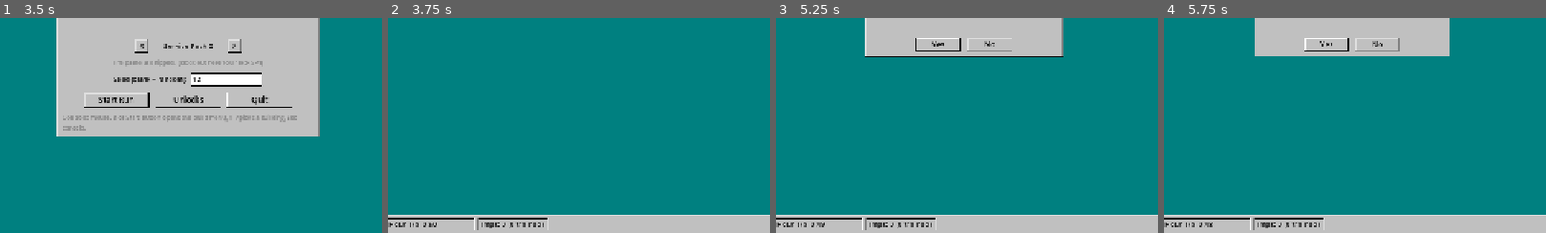
Above: before the commit, frames 1-4 (left to right).
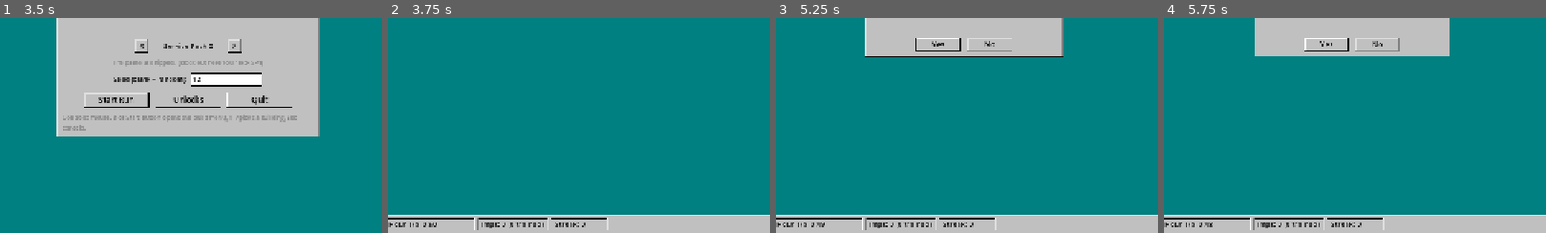
Above: after the commit, the same moments.

Repository: mmball/popup-purgatory
Game: Godot game, scene res://src/main.tscn
Same seed, same stepped clock (60 frames per second), same inputs: the game is played once before the commit and once after it.
Inputs (mouse positions are % of the whole screen's width and height, from its top left):
- Up to frame 1 (3.5 s): tap Enter at 0.5 s; move the mouse to (72, 45) at 0.52 s; tap B at 0.6 s; click (72, 45) at 0.67 s; click (55, 64) at 1.27 s; type "12" at 1.35 s; click (44, 57) at 2.02 s; click (56, 57) at 2.77 s
- Up to frame 2 (3.75 s): click (41, 69) at 3.52 s
- Up to frame 3 (5.25 s): click (3, 98) at 4.25 s; click (13, 86) at 5.02 s
- Up to frame 4 (5.75 s): no input
The pictures show only the part of the screen within x 25-75%, y 50-100%; the shares and areas given below are measured in that part.

Frame 1 is identical in both runs. In frame 2, 0.3% of the frame differs, in the area x 42-58%, y 92-99%; in frame 3, 0.3%; in frame 4, 0.3%.

Commit message:
Phase A gameplay: visible training, streaks, imp experience, overtime gamble
Training you can see (docs/FEATURES.md item 0)
- a dojo with a free slot (two per dojo) pulls the nearest idle untrained
  imp; it walks over, steps inside for 6 s while a bar fills over the dojo,
  and comes out trained with a 'graduated!' float and a chime; the dojo
  sign reads 0/2, 1/2, 2/2
- trained imps are unmistakable: bigger body, black belt with a gold knot,
  the mortarboard, and a book instead of a pointer while completing
- hut and dojo descriptions say what they do; a one-line hint on the first
  graduation of a run; telemetry train_start / train_done
- ImpManager.add_training_slots is gone; dojos register themselves and
  pick trainees (pick_trainee is unit tested)

Streaks (item 6)
- consecutive manual completions add 10% to manual completion rewards,
  capped at +50%; a manual X resets; imp closes neither add nor reset
- taskbar 'Streak' readout, 'streak x3' and 'streak lost' floats, the
  completion chime rises with the streak; best streak on the end screen
- run.streak_step / run.streak_cap are tunable: the heuristic driver,
  which completes almost everything, went from ~1050 to ~2370 per day, so
  this is a lever to sweep after the first human playtests

Imps that grow (item 7)
- +2% speed per close, capped at +30% at 15 closes; a service stripe at 10

Overtime as a gamble (item 8)
- overtime pays 1.5x, the spawn interval tightens 10% per overtime hour,
  breaks offer one card, and the 5 PM score is banked: a crash in overtime
  counts banked + half of what came after (a voluntary shutdown keeps all);
  the 5 PM dialog states the terms; meta records the final score

Tests: 38 (streak build/cap/reset, overtime pay/banking/spawn step, final
score, imp experience, dojo slots and trainee choice). Screenshots
re-baselined for the taskbar's streak readout.

Co-Authored-By: Claude Fable 5.1 <noreply@anthropic.com>
Claude-Session: https://claude.ai/code/session_01VWwwReRLhE6BnPNft8pmMf

Diff:
--- a/src/core/building_catalog.gd
+++ b/src/core/building_catalog.gd
@@ -7,14 +7,14 @@
 const DEFS := {
 	"hut": {
 		"name": "Imp Hut",
-		"desc": "Hires one imp. Imps walk to pop-ups and X them out.",
+		"desc": "Hires one imp. Untrained imps walk to pop-ups and X them out (small reward).",
 		"cost": 20,
 		"max": 12,
 		"color": Color("a0522d"),
 	},
 	"dojo": {
 		"name": "Imp Dojo",
-		"desc": "Trains two imps to complete pop-ups instead of dismissing them.",
+		"desc": "Trains two of the imps you already have: they walk in, train for 6 s, and come out completing pop-ups for the full reward.",
 		"cost": 50,
 		"max": 6,
 		"color": Color("b22222"),
--- a/src/core/meta_save.gd
+++ b/src/core/meta_save.gd
@@ -38,10 +38,11 @@
 ## Records a finished run and returns the achievement ids newly earned.
 func record_run(run: RunState) -> Array[String]:
 	runs += 1
-	high_score = maxi(high_score, run.score)
+	var worth := run.final_score()
+	high_score = maxi(high_score, worth)
 	best_wave = maxi(best_wave, run.wave)
-	lifetime_bytes += run.score
-	bank += run.score
+	lifetime_bytes += worth
+	bank += worth
 	lifetime_closed += run.popups_closed
 	lifetime_completed += run.popups_completed
 	dojos_built += run.buildings_list.count("dojo")
--- a/src/core/run_state.gd
+++ b/src/core/run_state.gd
@@ -33,7 +33,18 @@
 var elapsed := 0.0
 var won := false             ## clocked out at 5 PM
 var overtime := false        ## kept working after the win
+var banked_score := 0        ## score at 5 PM; a crash in overtime keeps it plus half the rest
 var tier := 0                ## Service Pack level (Ladder)
+
+# --- streak: consecutive manual completions; any manual X resets it ---
+const STREAK_STEP := 0.10
+const STREAK_CAP := 5
+var streak := 0
+var best_streak := 0
+
+# --- overtime terms ---
+const OVERTIME_PAY := 1.5
+const OVERTIME_SPAWN_STEP := 0.9   ## interval multiplier per overtime hour
 
 # --- content pools unlocked for this run (ids); empty means catalog default ---
 var unlocked_popups: Array[String] = []
@@ -97,7 +108,8 @@
 		"completed": popups_completed, "player_closes": player_closes, "imp_closes": imp_closes,
 		"imps_hired": imps_hired, "buildings_built": buildings_built, "buildings": buildings_list,
 		"upgrades": upgrades_picked, "ram_max": ram_max, "waves": wave_log, "tune": Tuning.spec,
-		"tier": tier, "won": won, "overtime": overtime,
+		"tier": tier, "won": won, "overtime": overtime, "banked_score": banked_score,
+		"final_score": final_score(), "best_streak": best_streak,
 	}
 
 
@@ -128,6 +140,7 @@
 
 func clock_out() -> void:
 	won = true
+	banked_score = score
 
 
 func start_overtime() -> void:
@@ -185,12 +198,42 @@
 	return true
 
 
-## Reward for closing a pop-up with the given definition.
-func reward_for(def: Dictionary, completed: bool) -> int:
+## Reward for closing a pop-up with the given definition. `manual` closes get
+## the streak bonus on completions; overtime hours pay OVERTIME_PAY.
+func reward_for(def: Dictionary, completed: bool, manual: bool = false) -> int:
 	var base: int = def.get("complete_reward", 5) if completed else def.get("dismiss_reward", 1)
 	var mult := complete_mult if completed else dismiss_mult
+	if manual and completed:
+		mult *= streak_mult()
+	if overtime:
+		mult *= Tuning.num("run.overtime_pay", OVERTIME_PAY)
 	var r := int(round(base * mult))
 	return maxi(r, 1) if base > 0 else 0
+
+
+func streak_mult() -> float:
+	return 1.0 + Tuning.num("run.streak_step", STREAK_STEP) * mini(streak, Tuning.inum("run.streak_cap", STREAK_CAP))
+
+
+## Call after a manual close has been rewarded.
+func note_manual_close(completed: bool) -> void:
+	if completed:
+		streak += 1
+		best_streak = maxi(best_streak, streak)
+	else:
+		streak = 0
+
+
+func overtime_hours() -> int:
+	return maxi(0, wave - WORKDAY_WAVES) if overtime else 0
+
+
+## What the run is worth when it ends: everything if it ended by clocking out
+## or before 5 PM; in overtime the banked 5 PM score plus half of what came after.
+func final_score() -> int:
+	if overtime and crash_reason != "SHUTDOWN":
+		return banked_score + (score - banked_score) / 2
+	return score
 
 
 ## RAM a pop-up of this definition occupies while open, after modifiers.
--- a/src/core/spawn_schedule.gd
+++ b/src/core/spawn_schedule.gd
@@ -24,10 +24,12 @@
 	return maxf(floor_v, first - step * (wave - 1))
 
 
-## Seconds until the next spawn. interval_mult > 1 slows the schedule down.
-func next_interval(wave: int, interval_mult: float = 1.0) -> float:
+## Seconds until the next spawn. interval_mult > 1 slows the schedule down;
+## each overtime hour tightens it by RunState.OVERTIME_SPAWN_STEP.
+func next_interval(wave: int, interval_mult: float = 1.0, overtime_hours: int = 0) -> float:
 	var jitter := rng.randf_range(0.7, 1.3)
-	return base_interval(wave) * maxf(0.1, interval_mult) * jitter
+	var overtime := pow(RunState.OVERTIME_SPAWN_STEP, overtime_hours)
+	return base_interval(wave) * maxf(0.1, interval_mult) * overtime * jitter
 
 
 ## Weighted pick among the types available on this wave for this run's pool.
--- a/src/core/tuning.gd
+++ b/src/core/tuning.gd
@@ -6,7 +6,8 @@
 ## with their built-in value as the default, so with no overrides nothing changes.
 ##
 ## Known keys (defaults in parentheses):
-##   run.base_ram (100)  run.overload_grace (3.0)  run.wave_base (40)  run.wave_step (5)
+##   run.base_ram (100)  run.overload_grace (3.0)  run.wave_base (50)  run.wave_step (5)
+##   run.streak_step (0.10)  run.streak_cap (5)  run.overtime_pay (1.5)
 ##   spawn.first_interval (2.8)  spawn.step (0.25)  spawn.min_interval (0.7)
 ##   popup.<id>.ram_cost | dismiss_reward | complete_reward | lifetime | weight | imp_complete_time
 ##   building.<id>.cost | max      building.cost_growth (0.5)
--- a/src/desktop/desktop.gd
+++ b/src/desktop/desktop.gd
@@ -94,6 +94,10 @@
 
 	imp_manager = ImpManager.new()
 	imp_manager.setup(run, rng, imp_layer, popup_layer)
+	imp_manager.training_started.connect(func(imp: Imp, dojo: Node2D) -> void:
+		_log("train_start", {"imp": imp.get_instance_id(), "closes": imp.closes})
+		_float("off to the dojo", imp.position + Vector2(0, -28), Color.WHITE, 11))
+	imp_manager.imp_trained.connect(_on_imp_trained)
 	add_child(imp_manager)
 
 	run.crashed.connect(_on_crashed)
@@ -169,6 +173,18 @@
 			Sfx.play("rise", lerpf(0.8, 1.6, clampf((fill - 0.75) / 0.35, 0.0, 1.0)), -4.0, 0.0)
 
 
+var _graduation_hint_shown := false
+
+
+func _on_imp_trained(imp: Imp, dojo: Node2D) -> void:
+	_log("train_done", {"imp": imp.get_instance_id(), "trained_total": imp_manager.count_trained()})
+	_float("graduated!", imp.position + Vector2(0, -30), Color("7CFC00"), 14)
+	Sfx.play("chime_big", 1.1, 0.0, 0.0)
+	if not _graduation_hint_shown:
+		_graduation_hint_shown = true
+		_float("Trained imps complete pop-ups for the full reward.", Vector2(640, 150), Color.WHITE, 15, 30.0, 3.0)
+
+
 func _open_telemetry() -> void:
 	if not Game.dev.has("no_telemetry"):
 		var dir := str(Game.dev.get("telemetry_dir", "user://telemetry"))
@@ -241,13 +257,20 @@
 
 
 func _on_popup_closed(popup: PopupBase, completed: bool, by_imp: bool) -> void:
-	var reward := run.reward_for(popup.def, completed)
+	var reward := run.reward_for(popup.def, completed, not by_imp)
 	if not by_imp:
 		reward += run.click_bonus
+	var streak_before := run.streak
 	run.popup_closed(popup.ram_cost, completed, by_imp)
 	run.add_bytes(reward)
+	if not by_imp:
+		run.note_manual_close(completed)
+		if completed and run.streak >= 3 and run.streak <= RunState.STREAK_CAP:
+			_float("streak x%d" % run.streak, popup.global_position + Vector2(popup.size.x * 0.5, -8), Color("ffd700"), 13)
+		elif not completed and streak_before >= 3:
+			_float("streak lost", popup.global_position + Vector2(popup.size.x * 0.5, -8), Color("ff6060"), 12)
 	imp_manager.on_popup_closed(popup)
-	_log("popup_closed", {"type": popup.type_id, "completed": completed, "by_imp": by_imp, "age": snappedf(popup.total_age, 0.01), "reward": reward, "ram_used": run.ram_used})
+	_log("popup_closed", {"type": popup.type_id, "completed": completed, "by_imp": by_imp, "age": snappedf(popup.total_age, 0.01), "reward": reward, "ram_used": run.ram_used, "streak": run.streak})
 	var at := popup.global_position + Vector2(popup.size.x * 0.5, 10)
 	var col := Color("7CFC00") if completed else Color.WHITE
 	if reward > 0:
@@ -255,7 +278,7 @@
 	else:
 		_float("leak stopped" if popup.def.has("leak") else "closed", at, Color("c0c0c0"), 12)
 	if completed:
-		Sfx.play("chime_big" if reward >= 8 else "chime", 1.0 + minf(reward, 10) * 0.02)
+		Sfx.play("chime_big" if reward >= 8 else "chime", 1.0 + minf(reward, 10) * 0.02 + (0.05 * mini(run.streak, RunState.STREAK_CAP) if not by_imp else 0.0))
 	else:
 		Sfx.play("click", 1.0 if not by_imp else 1.25)
 	if not completed and popup.dismiss_spawns() > 0:
@@ -358,8 +381,8 @@
 	village.cancel_place()
 	start_menu.visible = false
 	_banner("5:00 PM", Color("ffd700"))
-	_clockout = ConfirmDialog.new("It's 5:00 PM", "You survived the workday. Clock out now, or stay for Overtime?\n\nOvertime keeps going until the machine crashes. Your score only goes up.")
-	_clockout.set_window_size(Vector2(360, 150))
+	_clockout = ConfirmDialog.new("It's 5:00 PM", "You survived the workday with %d bytes banked.\n\nOvertime pays 1.5x but spawns 10%% faster every hour, breaks offer one card, and if the machine crashes you keep the banked %d plus half of what you earned after." % [run.score, run.score])
+	_clockout.set_window_size(Vector2(400, 190))
 	var yes := _find_button(_clockout, "Yes")
 	var no := _find_button(_clockout, "No")
 	if yes != null:
@@ -399,7 +422,7 @@
 	_wave_score_start = run.score
 	_float("Hour %d done: +%d bytes" % [run.wave, earned], Vector2(640, 190), Color("ffd700"), 22)
 	Sfx.play("chime_big", 0.9, 0.0, 0.0)
-	var choices := UpgradeCatalog.roll(rng, run, 3)
+	var choices := UpgradeCatalog.roll(rng, run, 1 if run.overtime else 3)
 	var offered: Array[String] = []
 	for c: Dictionary in choices:
 		offered.append(str(c["id"]))
@@ -495,7 +518,7 @@
 		"hut":
 			imp_manager.spawn_imp(at + Vector2(0, 18))
 		"dojo":
-			imp_manager.add_training_slots(2)
+			imp_manager.add_dojo(village.buildings[cell])
 		"coffee":
 			run.imp_speed_mult *= 1.25
 		"ram":
@@ -623,8 +646,8 @@
 
 # ---------- helpers ----------
 
-func _float(text: String, at: Vector2, color: Color, font_size: int) -> void:
-	FloatText.spawn(float_layer, at, text, color, font_size)
+func _float(text: String, at: Vector2, color: Color, font_size: int, rise: float = 40.0, duration: float = 0.9) -> void:
+	FloatText.spawn(float_layer, at, text, color, font_size, rise, duration)
 
 
 func _banner(text: String, color: Color) -> void:
--- a/src/desktop/taskbar.gd
+++ b/src/desktop/taskbar.gd
@@ -9,6 +9,7 @@
 var _ram: Label
 var _wave: Label
 var _imps: Label
+var _streak: Label
 var _clock: Label
 var _tray: BevelPanel
 var _blink := 0.0
@@ -38,6 +39,7 @@
 	_ram = _readout(box, "RAM: 0/100", 130)
 	_wave = _readout(box, "Hour 1/8  0:50", 150)
 	_imps = _readout(box, "Imps: 0", 120)
+	_streak = _readout(box, "Streak: 0", 96)
 
 	_tray = BevelPanel.new(true)
 	_tray.size = Vector2(72, 22)
@@ -116,3 +118,5 @@
 		var s := int(ceil(run.wave_time_left))
 		_wave.text = "%s  %d:%02d" % [label, s / 60, s % 60]
 	_imps.text = "Imps: %d (%d trained)" % [imp_count, trained]
+	_streak.text = "Streak: %d" % run.streak if run.streak < RunState.STREAK_CAP else "Streak: %d MAX" % run.streak
+	_streak.add_theme_color_override("font_color", Color("b8860b") if run.streak >= 3 else Win98.BLACK)
--- a/src/imps/imp.gd
+++ b/src/imps/imp.gd
@@ -3,11 +3,15 @@
 ## A little worker. Idles near its home, walks to a pop-up, stands on its X
 ## button for a moment, then closes it. Trained imps complete instead of dismiss.
 
-enum State { IDLE, SEEK, WORK }
+enum State { IDLE, SEEK, WORK, TRAIN }
 
 const BASE_SPEED := 90.0
 const DISMISS_TIME := 0.6
 const ARRIVE_DIST := 4.0
+const TRAIN_TIME := 6.0
+const XP_STEP := 0.02        ## speed per close
+const XP_CAP := 15           ## closes that count
+const VETERAN_CLOSES := 10
 
 var manager: Node          ## ImpManager
 var run: RunState
@@ -29,6 +33,9 @@
 var _work_left := 0.0
 var _work_total := 1.0
 var hop_y := 0.0          ## animated by Juice.hop; added to the drawing offset
+var closes := 0           ## experience: each close speeds the imp up a little
+var dojo: Node2D          ## the dojo being walked to / trained in (TRAIN state)
+var _train_left := 0.0
 var _alert_t := 0.0       ## seconds left to draw the "!" after acquiring a target
 var _sulk_t := 0.0        ## seconds left to draw the frown after being dodged
 
@@ -41,7 +48,54 @@
 
 func speed() -> float:
 	var m := run.imp_speed_mult if run != null else 1.0
-	return Tuning.num("imp.base_speed", BASE_SPEED) * m
+	return Tuning.num("imp.base_speed", BASE_SPEED) * m * xp_mult()
+
+
+func xp_mult() -> float:
+	return 1.0 + XP_STEP * mini(closes, XP_CAP)
+
+
+func is_veteran() -> bool:
+	return closes >= VETERAN_CLOSES
+
+
+## Sent to a dojo with a free slot. The imp walks there, disappears inside for
+## TRAIN_TIME, and comes out trained.
+func start_training(p_dojo: Node2D) -> void:
+	if state == State.WORK or state == State.SEEK:
+		_drop_target()
+	dojo = p_dojo
+	dojo.set("trainee", self)
+	dojo.set("train_progress", 0.0)
+	state = State.TRAIN
+	_train_left = -1.0  # walking; becomes TRAIN_TIME on arrival
+
+
+func _train(delta: float) -> void:
+	if not is_instance_valid(dojo):
+		state = State.IDLE
+		visible = true
+		return
+	if _train_left < 0.0:
+		if _move_toward(dojo.position + Vector2(0, 4), speed(), delta) <= ARRIVE_DIST:
+			_train_left = TRAIN_TIME
+			visible = false
+		return
+	_train_left -= delta
+	dojo.set("train_progress", 1.0 - _train_left / TRAIN_TIME)
+	if _train_left <= 0.0:
+		visible = true
+		position = dojo.position + Vector2(0, 14)
+		home = position
+		trained = true
+		dojo.set("graduates", int(dojo.get("graduates")) + 1)
+		dojo.set("trainee", null)
+		dojo.set("train_progress", 0.0)
+		var d := dojo
+		dojo = null
+		state = State.IDLE
+		Juice.hop(self, 18.0)
+		manager.call("on_imp_trained", self, d)
 
 
 func _process(delta: float) -> void:
@@ -55,6 +109,8 @@
 			_seek(delta)
 		State.WORK:
 			_work(delta)
+		State.TRAIN:
+			_train(delta)
 	queue_redraw()
 
 
@@ -119,6 +175,7 @@
 		target = null
 		state = State.IDLE
 		manager.release(self)
+		closes += 1
 		Juice.hop(self)
 		if trained:
 			t.complete(true)
@@ -145,9 +202,17 @@
 	# feet
 	draw_circle(Vector2(-4, 1), 2.5, c.darkened(0.4))
 	draw_circle(Vector2(4, 1), 2.5, c.darkened(0.4))
-	# body
+	# body (trained imps are a touch bigger)
 	var bc := Vector2(0, -9 + bob)
-	draw_circle(bc, 8, c)
+	var r := 9.0 if trained else 8.0
+	draw_circle(bc, r, c)
+	if trained:
+		# black belt
+		draw_rect(Rect2(bc + Vector2(-r + 1, 3), Vector2(2 * r - 2, 3)), Color("111111"))
+		draw_rect(Rect2(bc + Vector2(1, 3), Vector2(3, 3)), Color("ffd700"))
+	if is_veteran():
+		# service stripe
+		draw_rect(Rect2(bc + Vector2(-r + 1, -2), Vector2(4, 2)), Color("ffd700"))
 	# horns
 	var hc := c.darkened(0.25)
 	draw_polygon(PackedVector2Array([bc + Vector2(-6, -5), bc + Vector2(-8, -13), bc + Vector2(-2, -7)]), PackedColorArray([hc]))
@@ -173,10 +238,18 @@
 		draw_rect(Rect2(bc + Vector2(-4, -18), Vector2(8, 3)), Color("222222"))
 		draw_line(bc + Vector2(7, -14), bc + Vector2(9, -9), Color("ffd700"), 1.0)
 	if state == State.WORK:
-		# pointer bouncing above the head + progress ring
 		var py := -24 + bob * 2.0
-		var pts := PackedVector2Array([Vector2(0, py), Vector2(0, py + 10), Vector2(3, py + 7), Vector2(7, py + 8)])
-		draw_polygon(pts, PackedColorArray([Color.WHITE]))
-		draw_polyline(pts, Color.BLACK, 1.0)
+		if trained:
+			# a little book: trained imps read the pop-up instead of just clicking
+			draw_rect(Rect2(-5, py, 10, 8), Color.WHITE)
+			draw_rect(Rect2(-5, py, 10, 8), Color.BLACK, false, 1.0)
+			draw_line(Vector2(0, py + 1), Vector2(0, py + 7), Color.BLACK, 1.0)
+			draw_line(Vector2(-3, py + 3), Vector2(-1, py + 3), Color("808080"), 1.0)
+			draw_line(Vector2(1, py + 3), Vector2(3, py + 3), Color("808080"), 1.0)
+		else:
+			# pointer bouncing above the head
+			var pts := PackedVector2Array([Vector2(0, py), Vector2(0, py + 10), Vector2(3, py + 7), Vector2(7, py + 8)])
+			draw_polygon(pts, PackedColorArray([Color.WHITE]))
+			draw_polyline(pts, Color.BLACK, 1.0)
 		var frac := 1.0 - clampf(_work_left / maxf(0.01, _work_total), 0.0, 1.0)
 		draw_arc(bc, 11, -PI / 2, -PI / 2 + TAU * frac, 16, Color("ffd700"), 2.0)
--- a/src/imps/imp_manager.gd
+++ b/src/imps/imp_manager.gd
@@ -1,6 +1,11 @@
 class_name ImpManager
 extends Node
-## Owns the imps, hands out pop-up targets, and applies training slots.
+## Owns the imps, hands out pop-up targets, and runs dojo training: a dojo with
+## a free slot pulls the nearest idle untrained imp, who walks in, trains for
+## Imp.TRAIN_TIME and comes out trained.
+
+signal training_started(imp: Imp, dojo: Node2D)
+signal imp_trained(imp: Imp, dojo: Node2D)
 
 var run: RunState
 var rng: RandomNumberGenerator
@@ -8,7 +13,7 @@
 var popup_layer: Control  ## pop-ups are read from here
 var assigner := TargetAssigner.new()
 var imps: Array[Imp] = []
-var training_slots := 0
+var dojos: Array[Node2D] = []
 
 const COLORS := [Color("8b2fc9"), Color("c93a2f"), Color("2f7fc9"), Color("2fa85a"), Color("d97f1f")]
 
@@ -31,13 +36,52 @@
 	layer.add_child(imp)
 	imps.append(imp)
 	run.imps_hired += 1
-	_apply_training()
 	return imp
 
 
-func add_training_slots(n: int) -> void:
-	training_slots += n
-	_apply_training()
+func add_dojo(b: Node2D) -> void:
+	dojos.append(b)
+
+
+func _process(_delta: float) -> void:
+	_assign_training()
+
+
+## Pairs each dojo with a free slot to the nearest idle untrained imp.
+func _assign_training() -> void:
+	for d: Node2D in dojos:
+		if not is_instance_valid(d) or not bool(d.call("has_free_slot")):
+			continue
+		var pick := pick_trainee(d.position)
+		if pick != null:
+			pick.start_training(d)
+			training_started.emit(pick, d)
+
+
+## The nearest imp that is untrained and not already training or working.
+func pick_trainee(from: Vector2) -> Imp:
+	var best: Imp = null
+	var best_d := INF
+	for imp: Imp in imps:
+		if imp.trained or imp.state == Imp.State.TRAIN or imp.state == Imp.State.WORK:
+			continue
+		var dist := from.distance_to(imp.position)
+		if dist < best_d:
+			best_d = dist
+			best = imp
+	return best
+
+
+func on_imp_trained(imp: Imp, dojo: Node2D) -> void:
+	imp_trained.emit(imp, dojo)
+
+
+func training_slots() -> int:
+	var n := 0
+	for d: Node2D in dojos:
+		if is_instance_valid(d):
+			n += Building.DOJO_SLOTS
+	return n
 
 
 func count_trained() -> int:
@@ -46,14 +90,6 @@
 		if imp.trained:
 			n += 1
 	return n
-
-
-func _apply_training() -> void:
-	for imp: Imp in imps:
-		if count_trained() >= training_slots:
-			return
-		if not imp.trained:
-			imp.trained = true
 
 
 func live_popups() -> Array[PopupBase]:
--- a/src/popups/popup_spawner.gd
+++ b/src/popups/popup_spawner.gd
@@ -49,7 +49,7 @@
 	_timer -= delta
 	if _timer <= 0.0:
 		spawn(schedule.pick_type(run.wave, run.unlocked_popups, {"chat": run.chat_spawn_mult}))
-		_timer = schedule.next_interval(run.wave, run.interval_mult)
+		_timer = schedule.next_interval(run.wave, run.interval_mult, run.overtime_hours())
 
 
 ## Spawn later. `near` is a desktop position to cluster around (or null).
--- a/src/screens/bsod.gd
+++ b/src/screens/bsod.gd
@@ -69,10 +69,13 @@
 		lines.append("  Closed by imps ...... %d" % run.imp_closes)
 		lines.append("  Imps hired .......... %d" % run.imps_hired)
 		lines.append("  Buildings built ..... %d" % run.buildings_built)
+		lines.append("  Best streak ......... %d" % run.best_streak)
+		if run.overtime:
+			lines.append("  Banked at 5 PM ...... %d  (+%d in overtime, half counts: %d)" % [run.banked_score, run.score - run.banked_score, run.final_score()])
 		lines.append("  Time at the desk .... %d:%02d" % [int(run.elapsed) / 60, int(run.elapsed) % 60])
 		lines.append("  Run seed ............ %d" % run.seed)
 		var meta: MetaSave = Game.meta
-		if meta != null and run.score > 0 and run.score >= meta.high_score:
+		if meta != null and run.final_score() > 0 and run.final_score() >= meta.high_score:
 			lines.append("")
 			lines.append("  NEW HIGH SCORE")
 		for a: String in Game.last_earned:
--- a/src/village/building.gd
+++ b/src/village/building.gd
@@ -5,6 +5,16 @@
 var id := ""
 var def: Dictionary
 var _t := 0.0
+
+# dojo state (drawn as a sign and a progress bar)
+const DOJO_SLOTS := 2
+var graduates := 0           ## imps this dojo has trained
+var trainee: Node = null     ## the imp inside right now, or null
+var train_progress := 0.0    ## 0..1 while a trainee is inside
+
+
+func has_free_slot() -> bool:
+	return id == "dojo" and trainee == null and graduates < DOJO_SLOTS
 
 
 func _init(p_id: String = "hut") -> void:
@@ -14,7 +24,7 @@
 
 func _process(delta: float) -> void:
 	_t += delta
-	if id in ["ram", "antivirus", "coffee"]:
+	if id in ["ram", "antivirus", "coffee"] or (id == "dojo" and trainee != null):
 		queue_redraw()
 
 
@@ -31,6 +41,11 @@
 			draw_polygon(PackedVector2Array([Vector2(-20, -10), Vector2(0, -20), Vector2(20, -10)]), PackedColorArray([c]))
 			draw_polygon(PackedVector2Array([Vector2(-13, -20), Vector2(0, -28), Vector2(13, -20)]), PackedColorArray([c]))
 			draw_rect(Rect2(-3, -2, 6, 10), Color("3b1f0e"))
+			# sign: graduates so far; bar: the trainee inside
+			Win98.draw_text(self, Vector2(-16, -36), "%d/%d" % [graduates, DOJO_SLOTS], Color("ffd700"), 10, 32, HORIZONTAL_ALIGNMENT_CENTER)
+			if trainee != null:
+				draw_rect(Rect2(-16, -42, 32, 5), Color.BLACK)
+				draw_rect(Rect2(-15, -41, 30.0 * train_progress, 3), Color("7CFC00"))
 		"coffee":
 			draw_rect(Rect2(-14, -10, 28, 18), c)
 			draw_rect(Rect2(-16, -14, 32, 4), Color("f0f0f0"))
--- /dev/null
+++ b/tests/test_phase_a.gd
@@ -0,0 +1,95 @@
+extends TestCase
+## Streaks, overtime terms, imp experience, dojo slot accounting.
+
+
+func test_streak_builds_caps_and_resets() -> void:
+	Tuning.clear()
+	var run := RunState.new()
+	var def := PopupCatalog.get_def("survey")  # complete 5
+	assert_eq(run.reward_for(def, true, true), 5, "no streak yet")
+	for i in range(5):
+		run.note_manual_close(true)
+	assert_near(run.streak_mult(), 1.5, 0.0001, "capped at +50%")
+	assert_eq(run.reward_for(def, true, true), 8, "5 * 1.5 rounded")
+	run.note_manual_close(true)
+	assert_near(run.streak_mult(), 1.5, 0.0001, "still capped")
+	assert_eq(run.reward_for(def, true, false), 5, "imp completions get no streak")
+	assert_eq(run.reward_for(def, false, true), 1, "manual dismiss gets no streak")
+	run.note_manual_close(false)
+	assert_eq(run.streak, 0, "X resets")
+	assert_eq(run.best_streak, 6, "best remembered")
+
+
+func test_overtime_pay_banking_and_spawn_step() -> void:
+	Tuning.clear()
+	var run := RunState.new()
+	run.start_wave(RunState.WORKDAY_WAVES)
+	run.add_bytes(100)
+	run.begin_break()
+	run.clock_out()
+	assert_eq(run.banked_score, 100, "banked at 5 PM")
+	run.start_overtime()
+	assert_eq(run.overtime_hours(), 1, "first overtime hour")
+	var def := PopupCatalog.get_def("error")  # complete 2
+	assert_eq(run.reward_for(def, true), 3, "2 * 1.5")
+	run.add_bytes(40)
+	run.crash_reason = "OUT_OF_MEMORY"
+	assert_eq(run.final_score(), 120, "banked + half of overtime earnings")
+	run.crash_reason = "SHUTDOWN"
+	assert_eq(run.final_score(), 140, "a voluntary shutdown keeps everything")
+	var rng := RandomNumberGenerator.new()
+	rng.seed = 4
+	var a := SpawnSchedule.new(rng)
+	rng.seed = 4
+	var b := SpawnSchedule.new(rng)
+	var x := a.next_interval(9, 1.0, 0)
+	rng.seed = 4
+	var y := b.next_interval(9, 1.0, 2)
+	assert_near(y, x * 0.81, 0.0001, "two overtime hours tighten by 0.9^2")
+
+
+func test_final_score_without_overtime_is_score() -> void:
+	var run := RunState.new()
+	run.add_bytes(55)
+	run.crash_reason = "OUT_OF_MEMORY"
+	assert_eq(run.final_score(), 55, "no overtime, no banking")
+	var m := MetaSave.new()
+	run.overtime = true
+	run.banked_score = 40
+	m.record_run(run)
+	assert_eq(m.high_score, 47, "meta records the final score (40 + 15/2)")
+
+
+func test_imp_experience() -> void:
+	var imp := Imp.new()
+	assert_near(imp.xp_mult(), 1.0, 0.0001, "rookie")
+	imp.closes = 5
+	assert_near(imp.xp_mult(), 1.1, 0.0001, "+2% per close")
+	imp.closes = 40
+	assert_near(imp.xp_mult(), 1.3, 0.0001, "capped at +30%")
+	assert_true(imp.is_veteran(), "veteran at 10")
+	imp.free()
+
+
+func test_dojo_slots_and_trainee_choice() -> void:
+	var dojo := Building.new("dojo")
+	assert_true(dojo.has_free_slot(), "fresh dojo")
+	dojo.graduates = Building.DOJO_SLOTS
+	assert_false(dojo.has_free_slot(), "full dojo")
+	dojo.graduates = 0
+	var mgr := ImpManager.new()
+	var near := Imp.new()
+	near.position = Vector2(10, 0)
+	var far := Imp.new()
+	far.position = Vector2(500, 0)
+	var trained := Imp.new()
+	trained.position = Vector2(0, 0)
+	trained.trained = true
+	mgr.imps = [near, far, trained]
+	assert_eq(mgr.pick_trainee(Vector2.ZERO), near, "nearest untrained idle imp")
+	near.state = Imp.State.WORK
+	assert_eq(mgr.pick_trainee(Vector2.ZERO), far, "working imps are skipped")
+	far.state = Imp.State.TRAIN
+	assert_eq(mgr.pick_trainee(Vector2.ZERO), null, "nobody left")
+	for n: Node in [near, far, trained, dojo, mgr]:
+		n.free()
Binary file changed: tests/screenshots/break.png
Binary file changed: tests/screenshots/desktop.png
Binary file changed: tests/screenshots/start_menu.png
Not shown, added: tests/test_phase_a.gd.uid
Not shown, changed: docs/DESIGN.md
Not shown, changed: docs/FEATURES.md
Not shown, changed: docs/TELEMETRY.md
